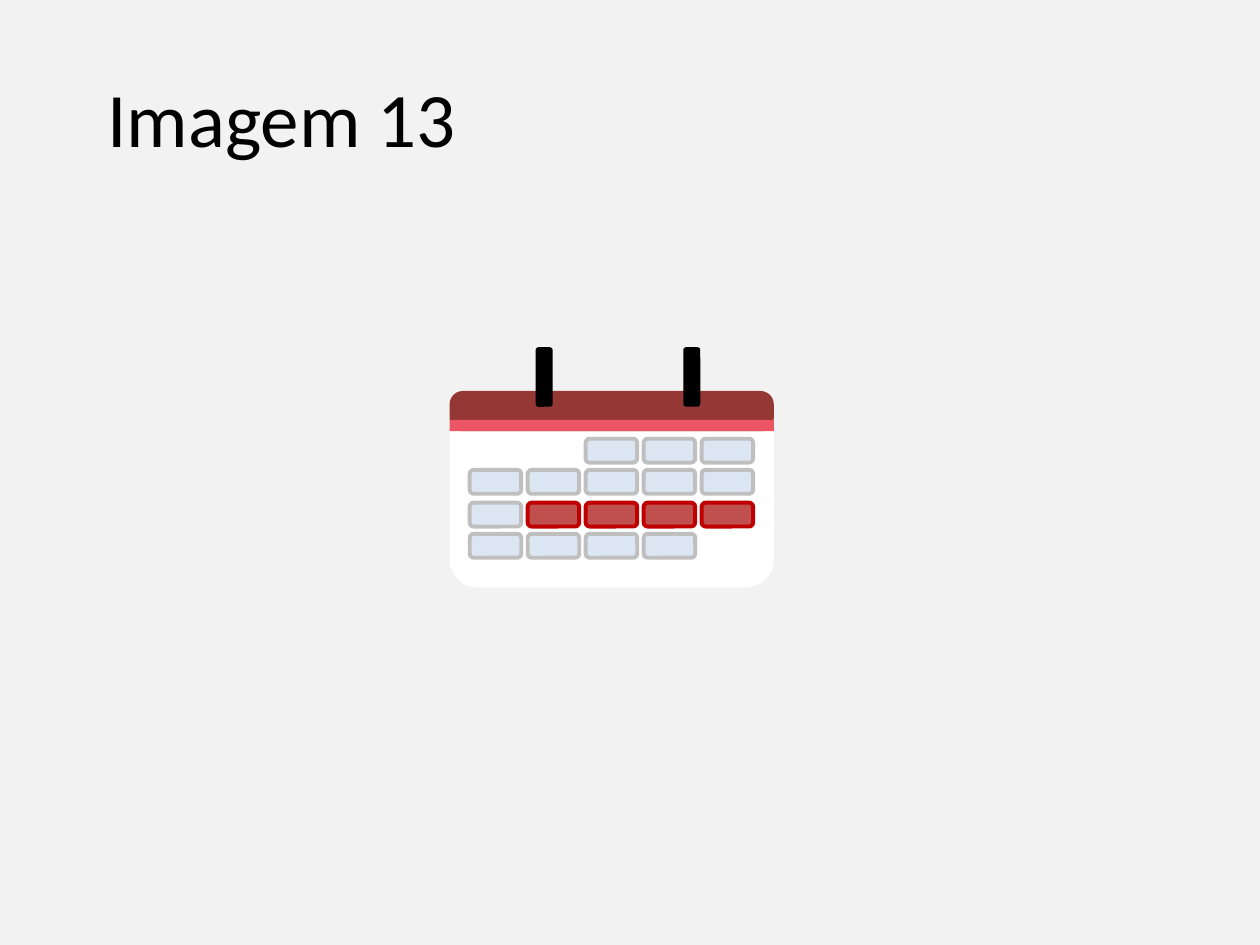
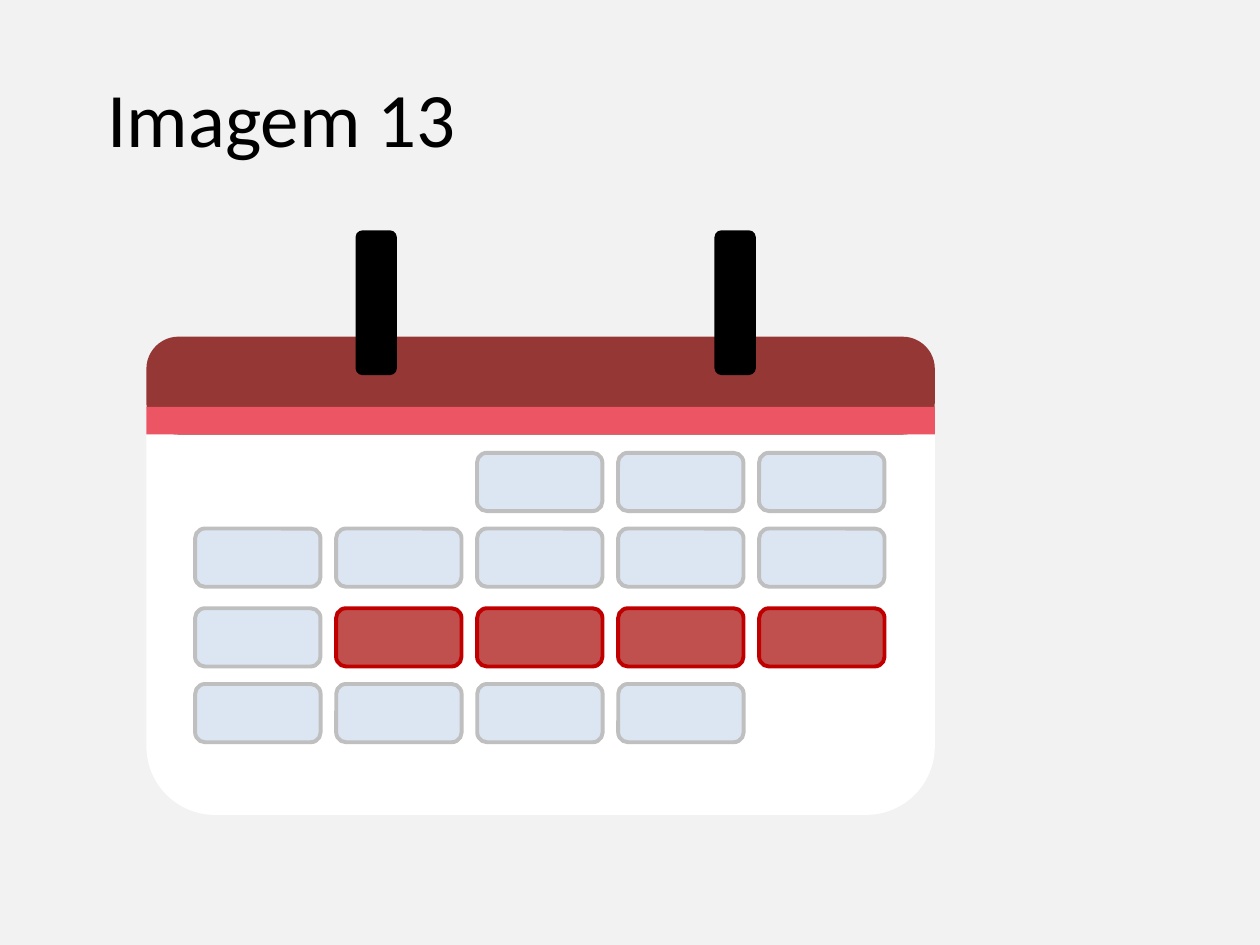
Before and after one commit to gustavogitzel/Discussex, a slide deck: slide 12 of Rascunhos/Imagens PrevContracep.pptx (slide 10 before the commit). Drawn at 1260x945 pixels with LibreOffice and Linux fonts; fonts in the diff are those of the drawing. Boxes give left, top, right and bottom in pixels: in the first picture for what was removed or moved away, otherwise in the second. Text is boxed around its words. In the diff, an @@ line names an element or a change of style, - is before the commit and + after.

```diff
--- a/Rascunhos/Imagens PrevContracep.pptx
+++ b/Rascunhos/Imagens PrevContracep.pptx
@@ rounded rectangle: place and size @@
-rounded rectangle at box(536, 348, 552, 407)
+rounded rectangle at box(355, 231, 397, 375)
@@ rounded rectangle: place and size @@
-rounded rectangle at box(683, 348, 699, 407)
+rounded rectangle at box(714, 231, 756, 375)
@@ rounded rectangle: place and size @@
-rounded rectangle at box(450, 391, 774, 431)
+rounded rectangle at box(146, 336, 935, 435)
@@ rounded rectangle: place and size @@
-rounded rectangle at box(450, 391, 774, 587)
+rounded rectangle at box(146, 336, 935, 815)
@@ rectangle: place and size @@
-rectangle at box(450, 420, 774, 431)
+rectangle at box(146, 407, 935, 435)
@@ rounded rectangle: place and size @@
-rounded rectangle at box(586, 438, 638, 462)
+rounded rectangle at box(478, 452, 602, 510)
@@ rounded rectangle: place and size @@
-rounded rectangle at box(644, 438, 696, 462)
+rounded rectangle at box(619, 452, 743, 510)
@@ rounded rectangle: place and size @@
-rounded rectangle at box(702, 438, 753, 462)
+rounded rectangle at box(759, 452, 883, 510)
@@ rounded rectangle: place and size @@
-rounded rectangle at box(470, 470, 522, 494)
+rounded rectangle at box(195, 528, 320, 586)
@@ rounded rectangle: place and size @@
-rounded rectangle at box(528, 470, 580, 494)
+rounded rectangle at box(336, 528, 461, 586)
@@ rounded rectangle: place and size @@
-rounded rectangle at box(586, 470, 638, 494)
+rounded rectangle at box(478, 528, 602, 586)
@@ rounded rectangle: place and size @@
-rounded rectangle at box(644, 470, 696, 494)
+rounded rectangle at box(619, 528, 743, 586)
@@ rounded rectangle: place and size @@
-rounded rectangle at box(702, 470, 753, 494)
+rounded rectangle at box(760, 528, 885, 586)
@@ rounded rectangle: place and size @@
-rounded rectangle at box(470, 503, 522, 527)
+rounded rectangle at box(195, 609, 320, 667)
@@ rounded rectangle: place and size @@
-rounded rectangle at box(528, 503, 580, 527)
+rounded rectangle at box(336, 609, 461, 667)
@@ rounded rectangle: place and size @@
-rounded rectangle at box(586, 503, 638, 527)
+rounded rectangle at box(478, 609, 602, 667)
@@ rounded rectangle: place and size @@
-rounded rectangle at box(644, 503, 696, 527)
+rounded rectangle at box(619, 609, 743, 667)
@@ rounded rectangle: place and size @@
-rounded rectangle at box(702, 503, 753, 527)
+rounded rectangle at box(760, 609, 885, 667)
@@ rounded rectangle: place and size @@
-rounded rectangle at box(470, 534, 522, 558)
+rounded rectangle at box(195, 684, 320, 742)
@@ rounded rectangle: place and size @@
-rounded rectangle at box(528, 534, 580, 558)
+rounded rectangle at box(336, 684, 461, 742)
@@ rounded rectangle: place and size @@
-rounded rectangle at box(586, 534, 638, 558)
+rounded rectangle at box(478, 684, 602, 742)
@@ rounded rectangle: place and size @@
-rounded rectangle at box(644, 534, 696, 558)
+rounded rectangle at box(619, 684, 743, 742)
```
Also in this commit, not shown: 14 other slides changed, 4 slides added.
